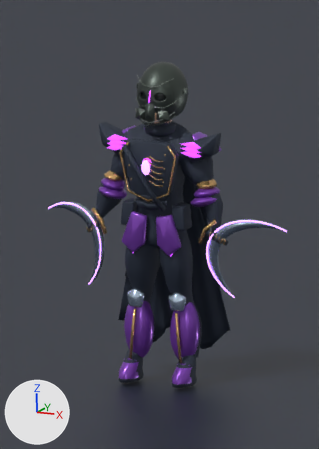
Renders of the Blender file ArtSource/Heroes/Veyr.blend from each side of a commit.
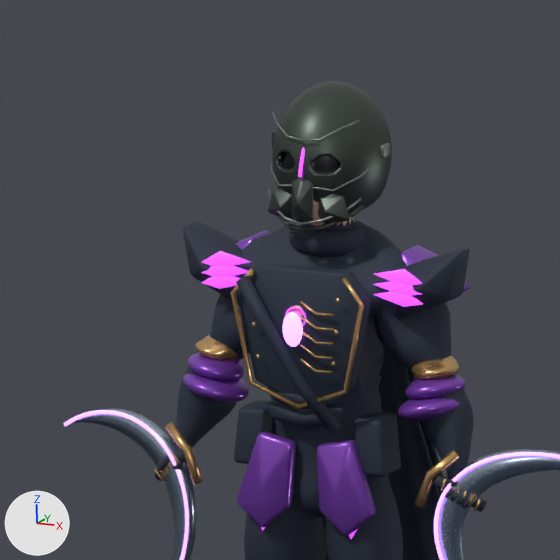
Each version is shown from the file's camera 'Portrait', then close up on the part from 6% to 82% of the width and 6% to 59% of the height. The lights are fixed; the arrows at lower left show +X, +Y and +Z. The first two pictures are the older version.

Names of what the first close-up shows: 'DF_Anatomy', 'DF_WeaponL', 'DF_WeaponR', 'Plane'.
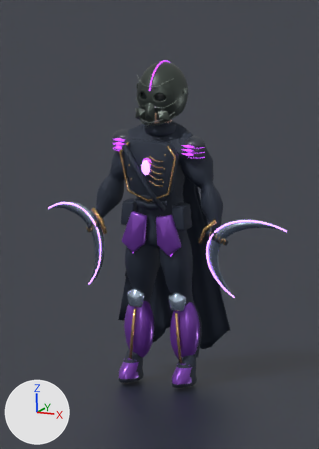
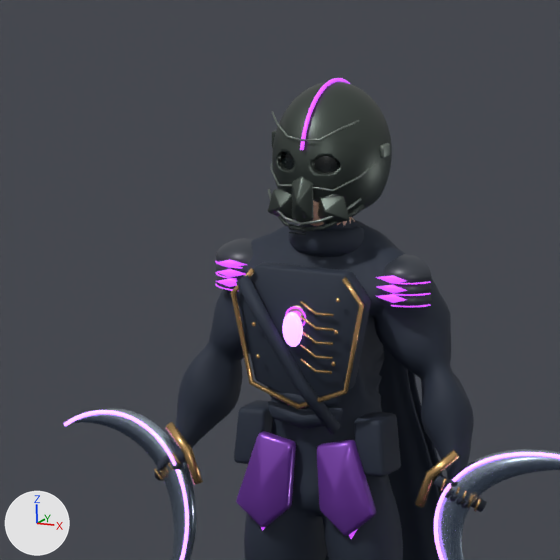
Patch to the scene script:
```diff
--- a/ArtSource/Heroes/Veyr.blend.py
+++ b/ArtSource/Heroes/Veyr.blend.py
@@ mat_zhaev_concept_surface_1 @@
+mat_zhaev_concept_surface_1 = principled_material('Zhaev concept surface 1')
+mat_zhaev_concept_surface_1.base_color = (0.039, 0.046, 0.061)  # dark grey #383d46
+mat_zhaev_concept_surface_1.metallic = 0.08
+mat_zhaev_concept_surface_1.roughness = 0.38
@@ me_df_anatomy @@
 # used by ob_df_anatomy; location = (0.0, 0.0, 0.0)
-me_df_anatomy.from_pydata(...)  # 26421 vertices, 27512 faces; spans x -0.43..0.43, y -0.24..0.25, z 0.02..1.9
+me_df_anatomy.from_pydata(...)  # 26563 vertices, 30254 faces; spans x -0.43..0.43, y -0.24..0.25, z 0.02..1.91
+# me_df_anatomy part 1: the loose piece of 13 vertices spanning x -0.3..-0.17, y -0.12..-0.1, z 1.38..1.43 is scaled about its middle by (0.629, 0.5, 0.459), then moved by (0.02, 0.0, 0.0)
+# me_df_anatomy part 2: the loose piece of 13 vertices spanning x 0.17..0.3, y -0.12..-0.1, z 1.38..1.43 is scaled about its middle by (0.629, 0.5, 0.459), then moved by (-0.02, 0.0, 0.0)
+# me_df_anatomy part 3: a new loose piece of 176 vertices spanning x 0.14..0.29, y -0.09..-0.04, z 1.43..1.44, in mat_zhaev_concept_surface_3 (purple #c24deb, glowing purple #c24deb)
+# me_df_anatomy part 4: a new loose piece of 176 vertices spanning x 0.14..0.29, y -0.09..-0.04, z 1.4..1.41, in mat_zhaev_concept_surface_3 (purple #c24deb, glowing purple #c24deb)
+# me_df_anatomy part 5: a new loose piece of 176 vertices spanning x 0.14..0.29, y -0.09..-0.04, z 1.38, in mat_zhaev_concept_surface_3 (purple #c24deb, glowing purple #c24deb)
+# me_df_anatomy part 6: 6 loose pieces with 2160 vertices, spanning x -0.38..0.38, y -0.13..0.06, z 1.08..1.25, are deleted
+# me_df_anatomy part 7: 27 vertices moved from x -0.29..0.29, y -0.2..-0.02, z 1.35..1.49 to x -0.26..0.25, y -0.2..-0.01, z 1.35..1.49; 561 vertices removed from x -0.38..0.38, y -0.12..0.11, z 1.33..1.52; 1123 vertices added at x -0.29..0.29, y -0.12..0.0, z 1.38..1.49
+# me_df_anatomy part 8: 2 vertices moved within x 0.0, y -0.16, z 1.77; 356 vertices removed from x -0.01..0.01, y -0.18..0.14, z 1.7..1.85; 416 vertices added at x -0.01..0.01, y -0.17..0.19, z 1.77..1.91
+# other edits to the shape of me_df_anatomy do not show in these pictures
 me_df_anatomy.materials.append(mat_skin)
@@ me_df_anatomy @@
 me_df_anatomy.materials.append(mat_zhaev_concept_surface_3)
+me_df_anatomy.materials.append(mat_zhaev_concept_surface_1)  # dark grey #383d46
```

What differs and where, as boxes (x1, y1, x2, y2) in the close-ups (560 x 560 px; the box of a moved part takes in the faces that stretch with it):
'DF_Anatomy', reshaped
    before: (157, 81, 474, 560)
    after: (157, 78, 474, 560)
part 1 of me_df_anatomy, moved or reshaped
    before: (201, 276, 241, 289)
    after: (215, 278, 237, 287)
part 2 of me_df_anatomy, moved or reshaped
    before: (373, 291, 423, 307)
    after: (376, 294, 406, 303)
part 3 of me_df_anatomy, added
    after: (396, 281, 431, 284)
part 4 of me_df_anatomy, added
    after: (394, 293, 431, 296)
part 5 of me_df_anatomy, added
    after: (391, 304, 431, 307)
part 6 of me_df_anatomy, deleted
    before: (183, 335, 469, 421)
part 7 of me_df_anatomy, moved or reshaped
    before: (183, 222, 470, 320)
    after: (215, 238, 432, 306)
part 8 of me_df_anatomy, moved or reshaped (mostly hidden before)
    before: (298, 148, 305, 177)
    after: (300, 78, 350, 150)
